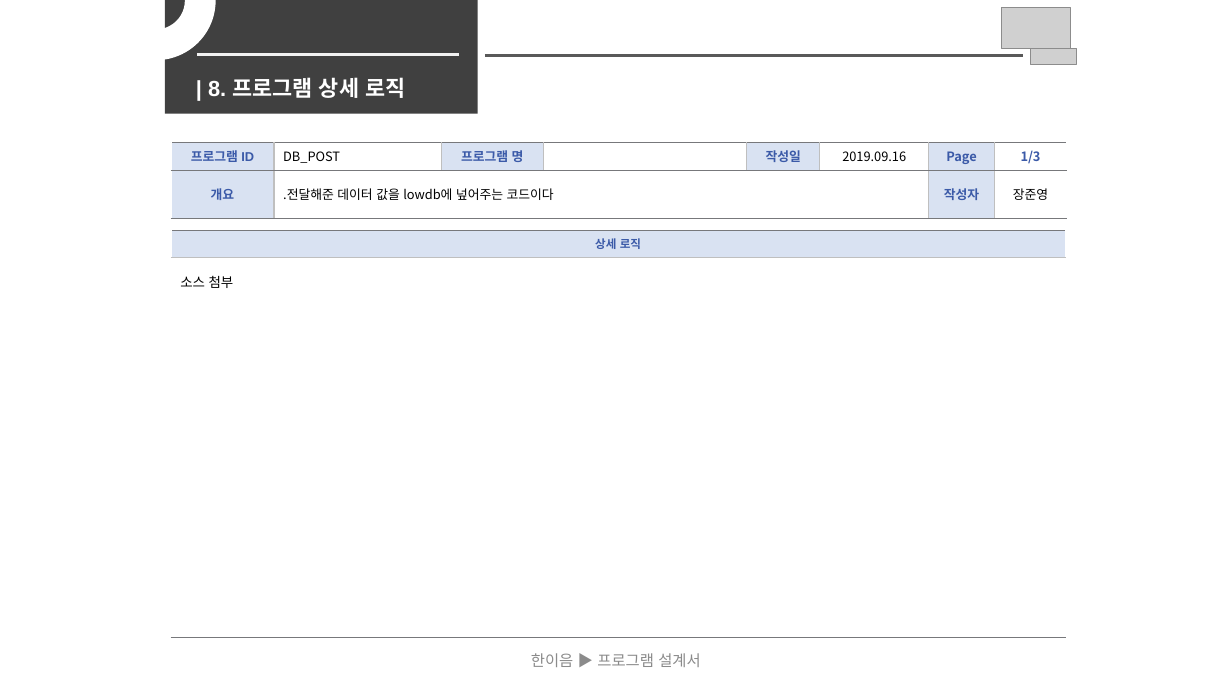
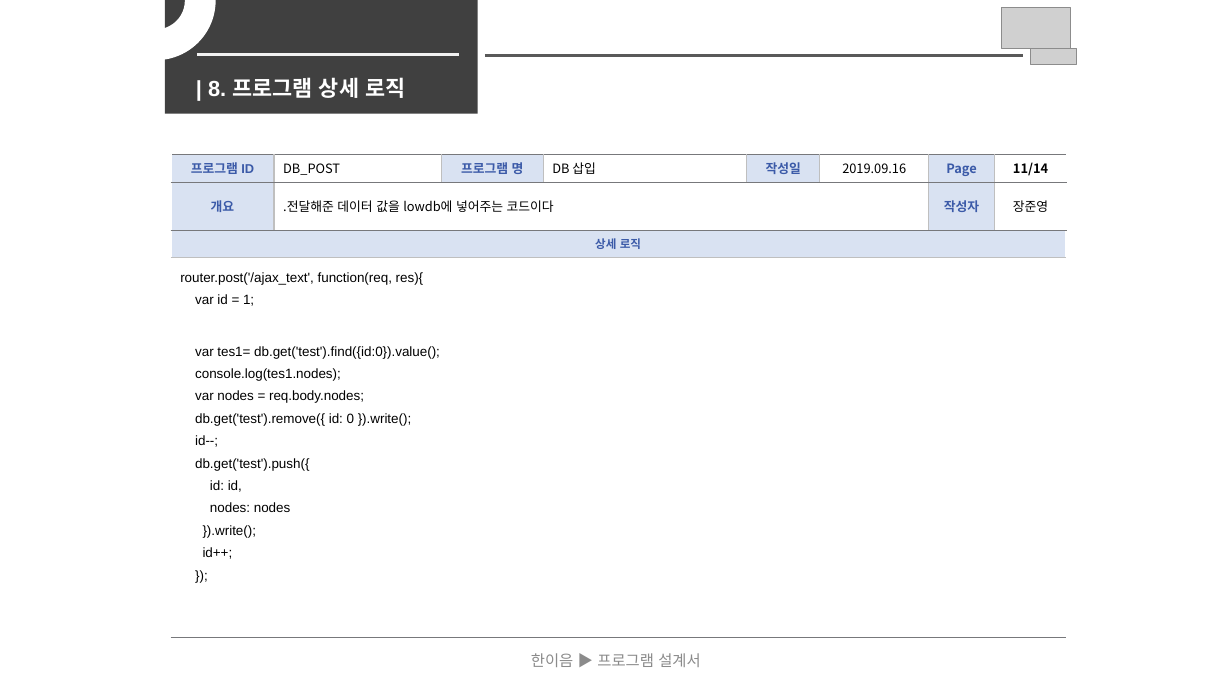
Before and after one commit to Hanswind/smuhill, a slide deck: slide 11 of documents/Output_Documents/개발산출물.pptx. Drawn at 1232x693 pixels with LibreOffice and Linux fonts; fonts in the diff are those of the drawing; grey boxes stand for pictures. Boxes give left, top, right and bottom in pixels: in the first picture for what was removed or moved away, otherwise in the second. Text is boxed around its words. In the diff, an @@ line names an element or a change of style, - is before the commit and + after.

```diff
--- a/documents/Output_Documents/개발산출물.pptx
+++ b/documents/Output_Documents/개발산출물.pptx
@@ table at box(171, 154, 1067, 230) @@
-row 1, column 4: 
+row 1, column 4: DB 삽입
-row 1, column 8: 1/3
+row 1, column 8: 11/14
-row 2, column 2: .전달해준 데이터 값을 lowdb에 넢어주는 코드이다
+row 2, column 2: .전달해준 데이터 값을 lowdb에 넣어주는 코드이다
@@ table: place and size @@
-table at box(171, 142, 1067, 218)
+table at box(171, 154, 1067, 230)
@@ table at box(171, 230, 1066, 638) @@
-row 2, column 1: 소스 첨부
+row 2, column 1: router.post('/ajax_text', function(req, res){ / var id = 1; / var tes1= db.get('test').find({id:0}).value(); / console.log(tes1.nodes); / var nodes = req.body.nodes; / db.get('test').remove({ id: 0 }).write(); / id--; / db.get('test').push({ / id: id, / nodes: nodes / }).write(); / id++; / });
```
Also in this commit, not shown: 11 other slides changed, 2 slides added, 2 slides removed, 2 other files.
